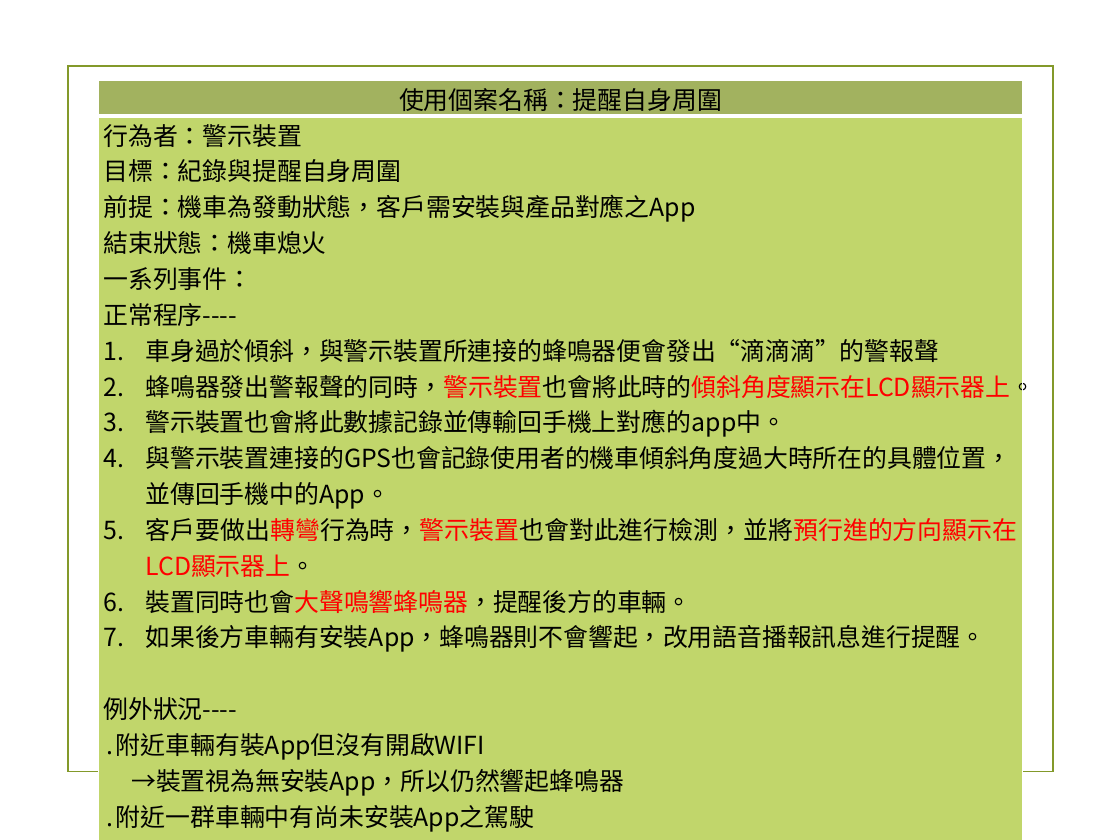
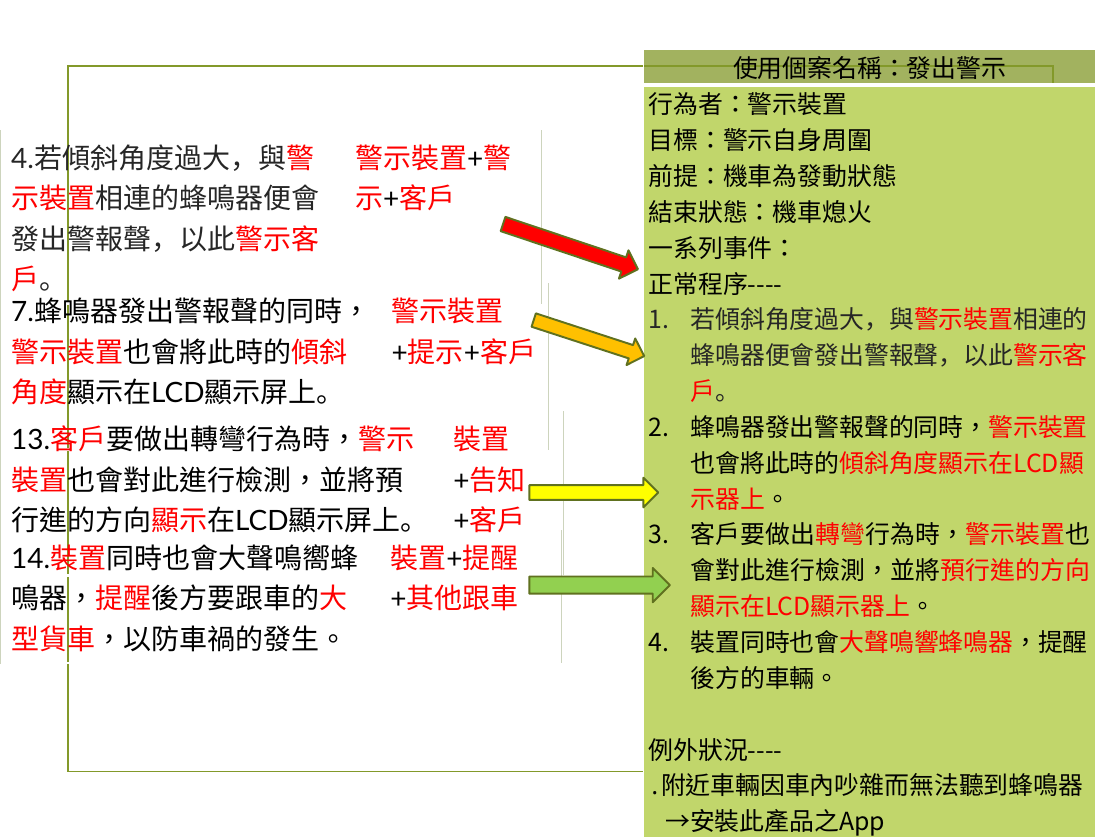
Before and after one commit to chandlerkuo/sharepee, a slide deck: slide 16 of 陀螺儀機車警示裝置.pptx (slide 13 before the commit). Drawn at 1120x840 pixels with LibreOffice and Linux fonts; fonts in the diff are those of the drawing; background and template pictures are left out. Boxes give left, top, right and bottom in pixels: in the first picture for what was removed or moved away, otherwise in the second. Text is boxed around its words. In the diff, an @@ line names an element or a change of style, - is before the commit and + after.

```diff
--- a/陀螺儀機車警示裝置.pptx
+++ b/陀螺儀機車警示裝置.pptx
@@ table at <box>643,49,1095,840</box> @@
-row 1, column 1: 使用個案名稱：提醒自身周圍
+row 1, column 1: 使用個案名稱：發出警示
-row 2, column 1: 行為者：警示裝置 / 目標：紀錄與提醒自身周圍 / 前提：機車為發動狀態，客戶需安裝與產品對應之App / 結束狀態：機車熄火 / 一系列事件： / 正常程序---- / 車身過於傾斜，與警示裝置所連接的蜂鳴器便會發出“滴滴滴”的警報聲 / 蜂鳴器發出警報聲的同時，警示裝置也會將此時的傾斜角度顯示在LCD顯示器上。 / 警示裝置也會將此數據記錄並傳輸回手機上對應的app中。 / 與警示裝置連接的GPS也會記錄使用者的機車傾斜角度過大時所在的具體位置，並傳回手機中的App。 / 客戶要做出轉彎行為時，警示裝置也會對此進行檢測，並將預行進的方向顯示在LCD顯示器上。 / 裝置同時也會大聲鳴響蜂鳴器，提醒後方的車輛。 / 如果後方車輛有安裝App，蜂鳴器則不會響起，改用語音播報訊息進行提醒。 / 例外狀況---- / ․附近車輛有裝App但沒有開啟WIFI / →裝置視為無安裝App，所以仍然響起蜂鳴器 / ․附近一群車輛中有尚未安裝App之駕駛 / →仍然響起蜂鳴器。
+row 2, column 1: 行為者：警示裝置 / 目標：警示自身周圍 / 前提：機車為發動狀態 / 結束狀態：機車熄火 / 一系列事件： / 正常程序---- / 若傾斜角度過大，與警示裝置相連的蜂鳴器便會發出警報聲，以此警示客戶。 / 蜂鳴器發出警報聲的同時，警示裝置也會將此時的傾斜角度顯示在LCD顯示器上。 / 客戶要做出轉彎行為時，警示裝置也會對此進行檢測，並將預行進的方向顯示在LCD顯示器上。 / 裝置同時也會大聲鳴響蜂鳴器，提醒後方的車輛。 / 例外狀況---- / ․附近車輛因車內吵雜而無法聽到蜂鳴器 →安裝此產品之App
@@ table: place and size @@
-table at <box>99,81,1024,836</box>
+table at <box>643,49,1095,840</box>
@@ table added at <box>0,130,542,295</box>, 1 rows, 2 columns @@
+4.若傾斜角度過大，與警示裝置相連的蜂鳴器便會發出警報聲，以此警示客戶。 | 警示裝置+警示+客戶
@@ right arrow added at <box>498,210,643,284</box>, fill #FF0000, outline #61711F 1.25 pt @@
@@ table added at <box>0,283,549,414</box>, 1 rows, 2 columns @@
+7.蜂鳴器發出警報聲的同時，警示裝置也會將此時的傾斜角度顯示在LCD顯示屏上。 | 警示裝置+提示+客戶
@@ right arrow added at <box>529,306,649,369</box>, fill #FFC000, outline #61711F 1.25 pt @@
@@ table added at <box>0,411,563,542</box>, 1 rows, 2 columns @@
+13.客戶要做出轉彎行為時，警示裝置也會對此進行檢測，並將預行進的方向顯示在LCD顯示屏上。 | 裝置+告知+客戶
@@ right arrow added at <box>530,478,659,508</box>, fill #FFFF00, outline #61711F 1.25 pt @@
@@ table added at <box>0,530,561,661</box>, 1 rows, 2 columns @@
+14.裝置同時也會大聲鳴嚮蜂鳴器，提醒後方要跟車的大型貨車，以防車禍的發生。 | 裝置+提醒+其他跟車
@@ right arrow added at <box>530,568,671,603</box>, fill #92D050, outline #61711F 1.25 pt @@
```
Also in this commit, not shown: 7 other slides changed, 6 slides added.
